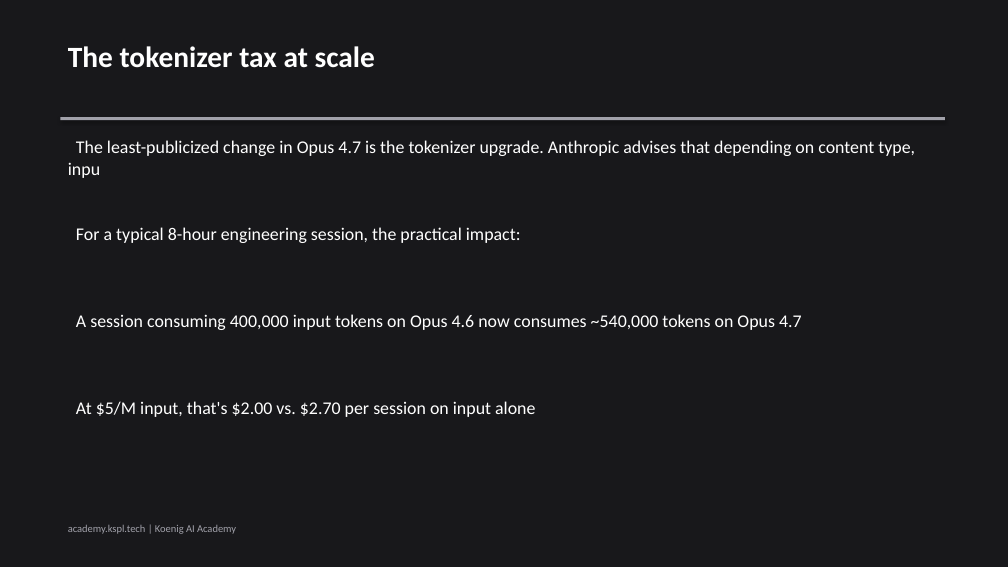
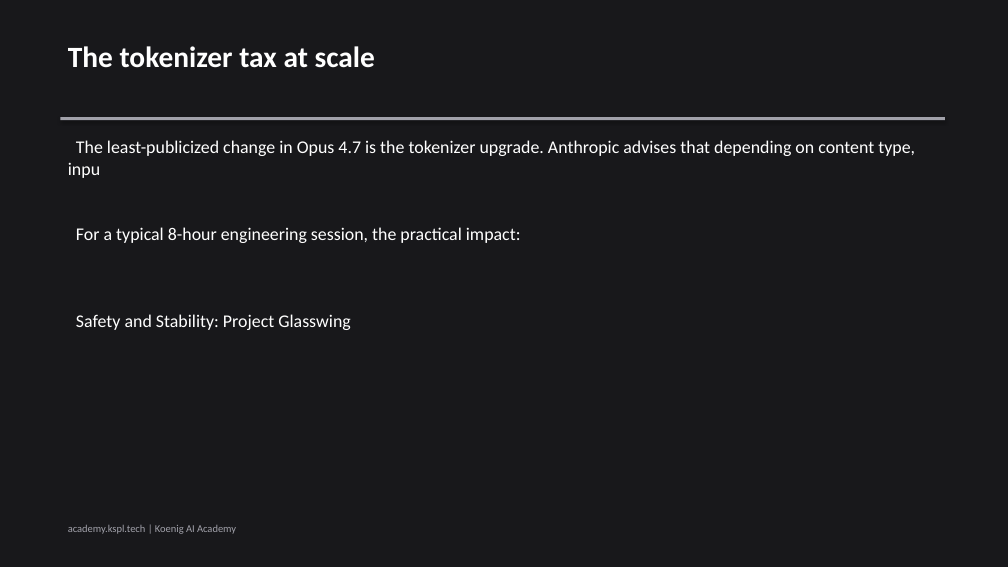
Before and after one commit to Koenig-Solutions-Private-Limited/koenig-ai-org, a slide deck: slide 4 of vault/blogs/2026-04-30-opus-4-7-long-running-coding-benchmark/slides.pptx. Drawn at 1008x567 pixels with LibreOffice and Linux fonts; fonts in the diff are those of the drawing. Boxes give left, top, right and bottom in pixels: in the first picture for what was removed or moved away, otherwise in the second. Text is boxed around its words. In the diff, an @@ line names an element or a change of style, - is before the commit and + after.

```diff
--- a/vault/blogs/2026-04-30-opus-4-7-long-running-coding-benchmark/slides.pptx
+++ b/vault/blogs/2026-04-30-opus-4-7-long-running-coding-benchmark/slides.pptx
@@ text at box(76, 314, 350, 330): text changed @@
-A session consuming 400,000 input tokens on Opus 4.6 now consumes ~540,000 tokens on Opus 4.7
+Safety and Stability: Project Glasswing
@@ text removed at box(76, 401, 535, 417) @@
-At $5/M input, that's $2.00 vs. $2.70 per session on input alone
```
Also in this commit, not shown: 1 other slide changed, 15 other files.
